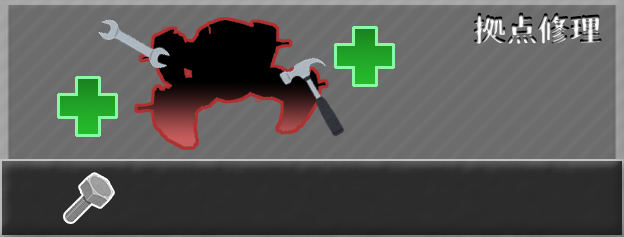
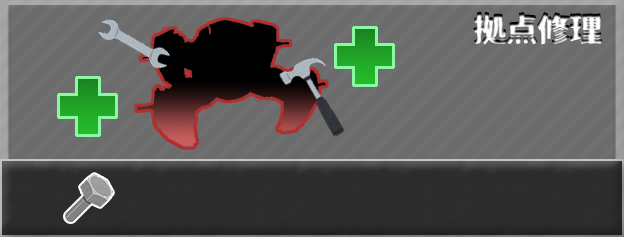
Two versions of the same layered image (624 x 237). Layer-by-layer changes:
painted on "拠点修理" over <box>473,12,602,45</box>
